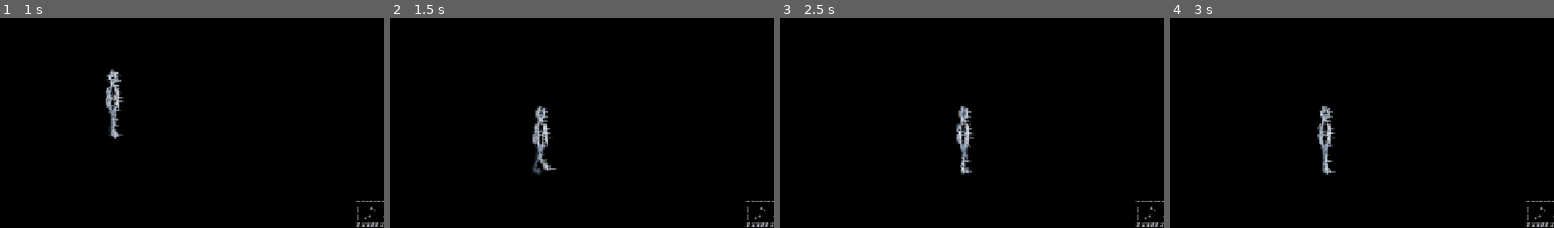
Above: before the commit, frames 1-4 (left to right).
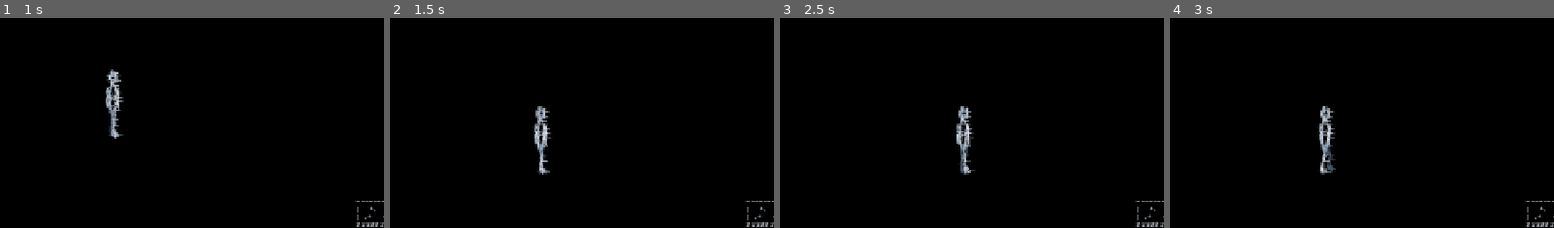
Above: after the commit, the same moments.

Repository: rifatsidik/textborn
Game: Godot game, scene res://scenes/main.tscn
Two runs of this game, one before a commit and one after it. Both use one fixed random seed, a clock stepped at 60 frames per second and the inputs below.
Inputs:
- Up to frame 1 (1 s): tap Enter (ui_accept) at 0.5, 0.77 s; hold Right (ui_right) from 0.53 s (still down)
- Up to frame 2 (1.5 s): keep holding Right (ui_right)
- Up to frame 3 (2.5 s): tap Enter (ui_accept) at 1.52 s; release Right (ui_right) at 2.03 s; hold Left (ui_left) from 2.03 s (still down)
- Up to frame 4 (3 s): release Left (ui_left) at 2.78 s; hold Right (ui_right) from 2.78 s (still down)
The pictures show only the part of the screen within x 0-50%, y 49-99%; the shares and areas given below are measured in that part.

Frame 1 is identical in both runs. In frame 2, 0.6% of the frame differs, in the area x 37-44%, y 41-75%; in frame 3, 0.5%; in frame 4, 0.6%.

Commit message:
Synchronize gait cadence with actual movement speed

Diff:
--- a/scripts/player.gd
+++ b/scripts/player.gd
@@ -52,7 +52,8 @@
     walk_blend = move_toward(walk_blend, 1.0 if moving else 0.0, delta * 3.8)
     if moving:
         # One full gait cycle per stride rhythm; restrained cadence.
-        gait_phase = fposmod(gait_phase + delta * 7.0 * clampf(absf(velocity.x) / WALK_SPEED, 0.0, 1.0), TAU)
+        var gait_rate := (TAU * absf(velocity.x)) / 62.0
+        gait_phase = fposmod(gait_phase + delta * gait_rate, TAU)
 
     move_and_slide()
     _update_visual()
